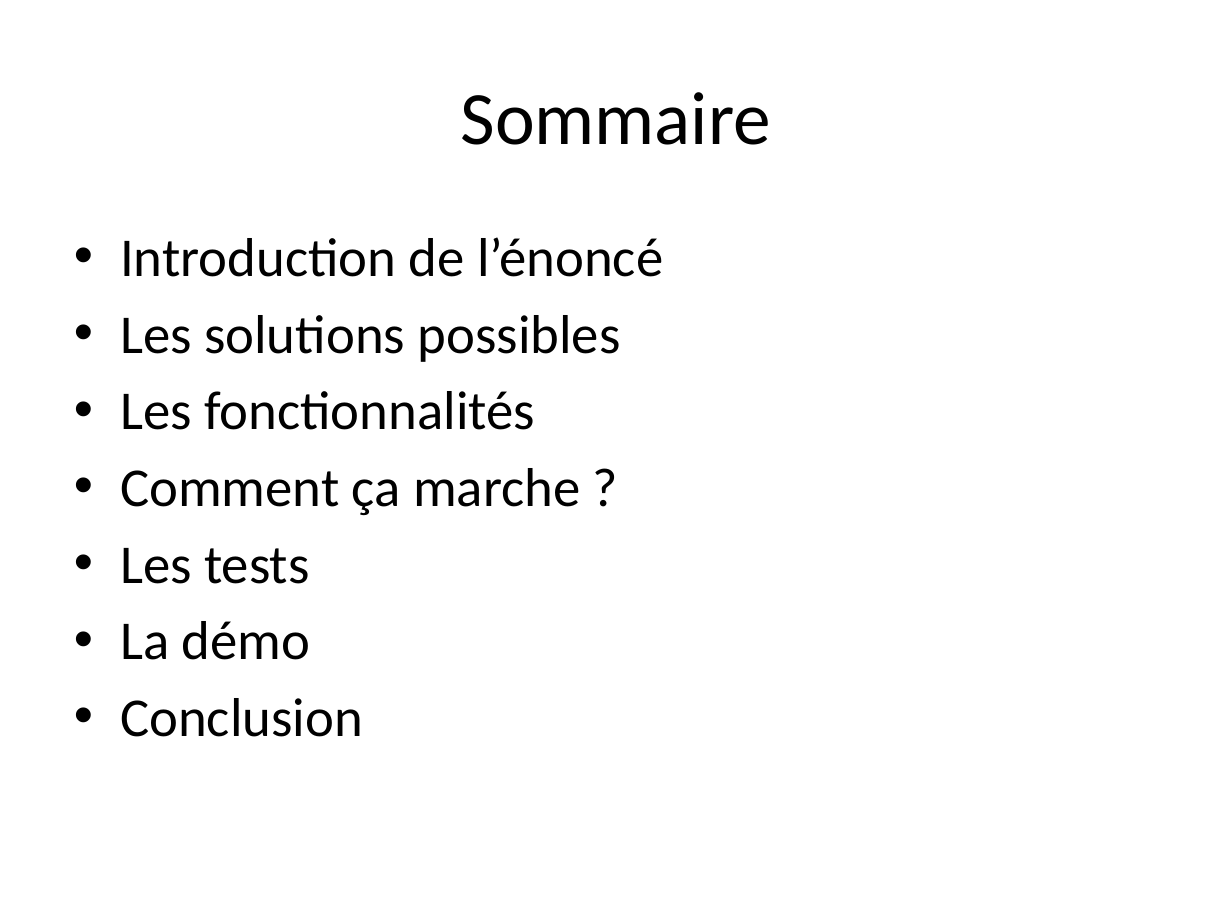
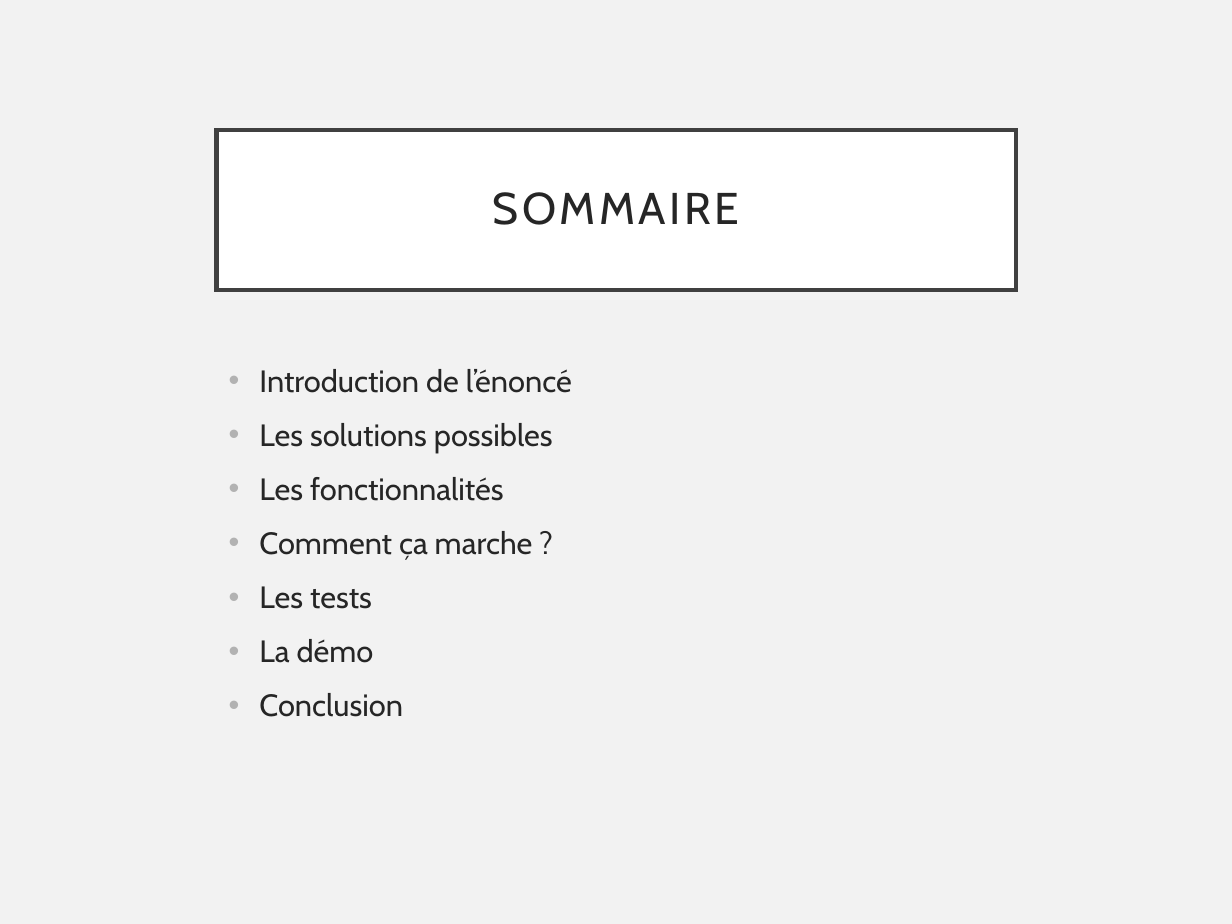
Before and after one commit to SvenWikberg/MultiClock, a slide deck: slide 2 of doc/MultiClock_presentation.pptx. Drawn at 1232x924 pixels with LibreOffice and Linux fonts; fonts in the diff are those of the drawing. Boxes give left, top, right and bottom in pixels: in the first picture for what was removed or moved away, otherwise in the second. Text is boxed around its words. In the diff, an @@ line names an element or a change of style, - is before the commit and + after.

```diff
--- a/doc/MultiClock_presentation.pptx
+++ b/doc/MultiClock_presentation.pptx
@@ background #FFFFFF to #F2F2F2 @@
@@ title "SOMMAIRE": place and size @@
-title "SOMMAIRE" at <box>461,92,771,145</box>
+title "SOMMAIRE" at <box>217,129,1016,290</box>
@@ title "SOMMAIRE" at <box>217,129,1016,290</box>: fill none to #FFFFFF; outline none to #404040 2.5 pt @@
@@ title at <box>493,192,739,225</box>: text changed; size 44 to 26 pt; font Calibri to Cabin; text colour #000000 to #262626 @@
-Sommaire
+SOMMAIRE
@@ text "Introduction de l’énoncé": place and size @@
-text "Introduction de l’énoncé" at <box>120,237,663,737</box>
+text "Introduction de l’énoncé" at <box>259,369,572,717</box>
@@ text "Introduction de l’énoncé" at <box>259,369,572,717</box>: size 32 to 18 pt, font Calibri to Cabin, text colour #000000 to #262626; indent changed; more space between paragraphs @@
```
Also in this commit, not shown: 7 other slides changed, 1 slide added, 2 slides removed, 10 other files.
